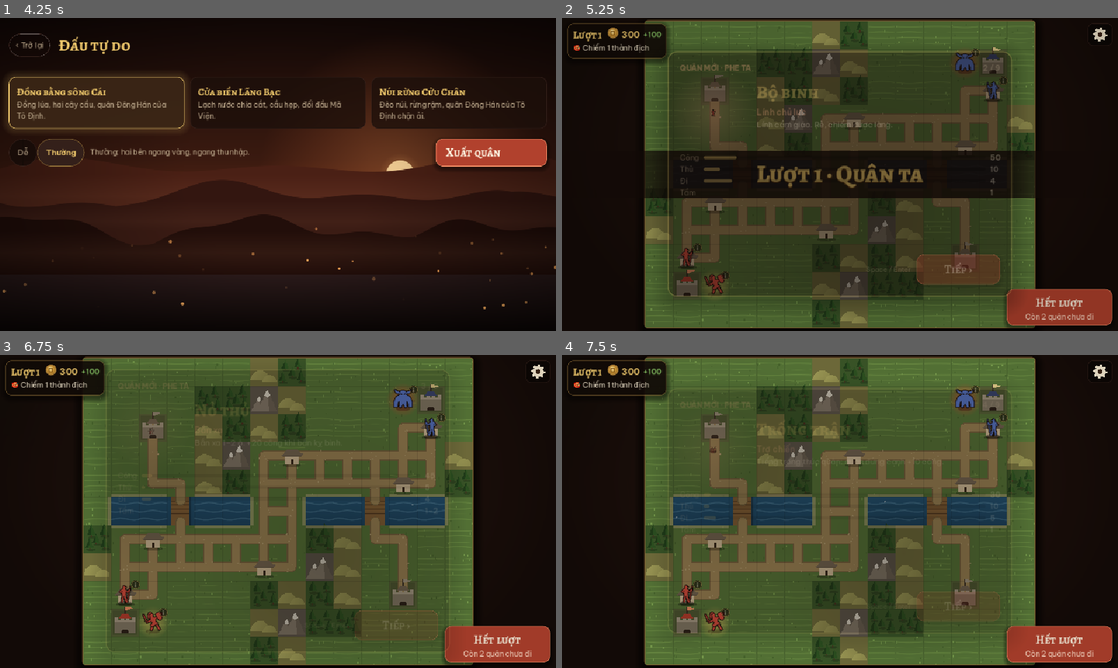
Above: before the commit, frames 1-4 (two rows, left to right).
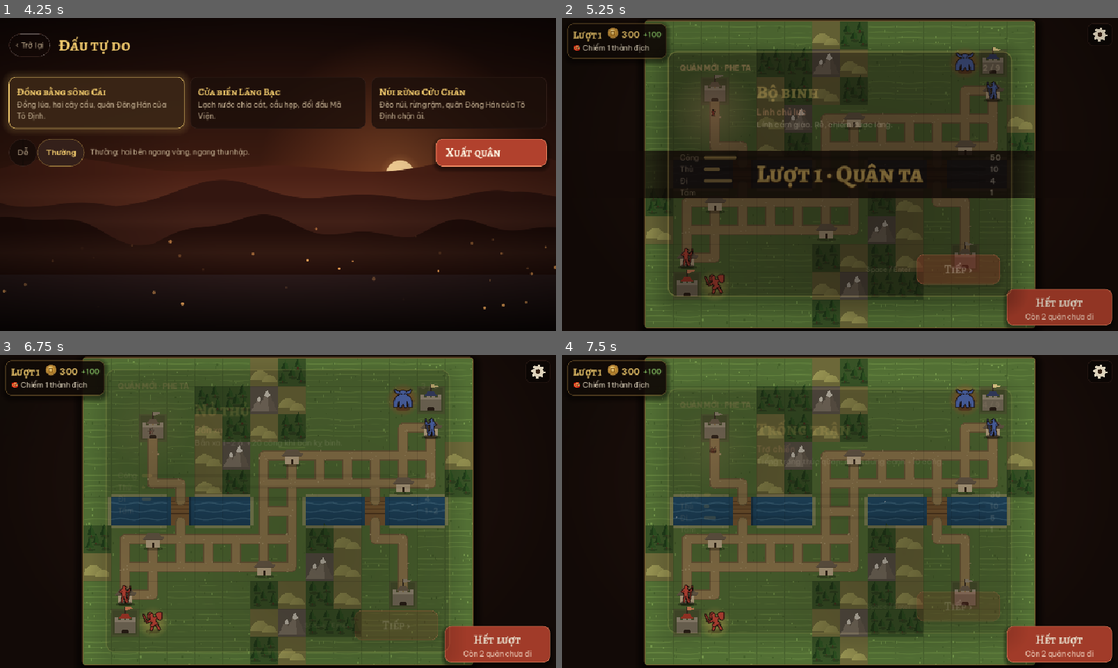
Above: after the commit, the same moments.

Repository: NguyenVanDo51/hon-song-nui
Game: Godot game, scene res://main.tscn
The game is run twice, just before and just after one commit, with the same random seed, the same clock (stepped at 60 frames per second) and the same inputs.
Inputs (mouse positions are in pixels of both pictures, inside the frame that each line leads up to):
- Up to frame 1 (4.25 s): click (211, 212) at 0.52 s; click "‹ Trở lại" at 1.25 s; click (211, 255) at 2.02 s; click "Dễ" at 2.75 s; click "Thường" at 3.5 s
- Up to frame 2 (5.25 s): click (1051, 152) at 4.27 s; click (1101, 33) at 5.02 s
- Up to frame 3 (6.75 s): click (500, 642) at 5.77 s; click "Tiếp ›" at 6.5 s
- Up to frame 4 (7.5 s): click "Tiếp ›" at 7.25 s

Frame 1 is identical in both runs. In frame 2, less than 0.1% of the frame differs, in the area x 23-81%, y 9-84%; in frame 3, 0.1%; in frame 4, 0.1%.

Commit message:
no ⓘ dot over the figures (the corner card has Chi tiết)
Co-Authored-By: Claude Opus 5.5 <noreply@anthropic.com>

Diff:
--- a/scripts/ui/board.gd
+++ b/scripts/ui/board.gd
@@ -676,7 +676,6 @@
 				Draw.text_a(ci, Style.body, Vector2(c.x + T * 0.24, c.y - T * 0.52), "💤", int(round(T * 0.22)), Color.WHITE, 1.0, true)
 			if it.alpha < 0 and off == null and not v.busy and not it.has("die"):
 				_draw_buffs(ci, u, c, int(round(x)), int(round(y)), time)
-				_draw_info_dot(ci, u, c)
 
 ## how a figure stands this frame, as a transform around its feet: walking hops + sways + faces where it goes,
 ## striking leans into the blow (fx.offsets), getting hit shoves it back (fx.knock), dying topples it over (ghost),
@@ -779,16 +778,6 @@
 			var sh := PackedVector2Array([p + Vector2(-r * 0.55, -r * 0.55), p + Vector2(r * 0.55, -r * 0.55), p + Vector2(r * 0.55, r * 0.05), p + Vector2(0, r * 0.7), p + Vector2(-r * 0.55, r * 0.05)])
 			ci.draw_colored_polygon(sh, SHIELD_INK)
 
-## small ⓘ on the top-right of every token; clicking it opens the unit card (board → info_requested)
-func _draw_info_dot(ci: CanvasItem, u: Dictionary, c: Vector2) -> void:
-	var p := c + Vector2(T * 0.38, -T * 0.36)
-	var r := maxf(7.0, T * 0.11)
-	var hot: bool = hover != null and _info_hit_id == u.id
-	ci.draw_circle(p, r + 1.0, Color(0.06, 0.03, 0.02, 0.85 if hot else 0.6))
-	ci.draw_arc(p, r, 0, TAU, 20, Color(Style.GOLD, 0.95 if hot else 0.55), maxf(1.0, T * 0.018), true)
-	Draw.text_c(ci, Style.xbold, p + Vector2(0, r * 0.05), "i", int(round(r * 1.4)), Color(Style.INK, 1.0 if hot else 0.8))
-	_info_spots.append([p, u.id])
-
 ## light holes + torches follow units / owned buildings / graves: rebuilt only when those change (flicker runs on shader TIME)
 func _update_night() -> void:
 	var key: int = int(T * 16.0) * 7919 + s.w * 131 + s.h
--- a/sim/click_driver.gd
+++ b/sim/click_driver.gd
@@ -163,7 +163,7 @@
 	g._on_tile_clicked(0, 0)
 	ok(g.ui.peek == null, "board click closes the unit card")
 	await process_frame
-	ok(g.board._info_spots.size() == s.units.size(), "every unit has an ⓘ dot (%d/%d)" % [g.board._info_spots.size(), s.units.size()])
+	ok(g.board._info_spots.is_empty(), "no ⓘ dots on the figures (details live in the corner card)")
 	# new-unit intro card (Store untouched: called directly)
 	g._intro_card(any_u, 0, 1)
 	await process_frame
